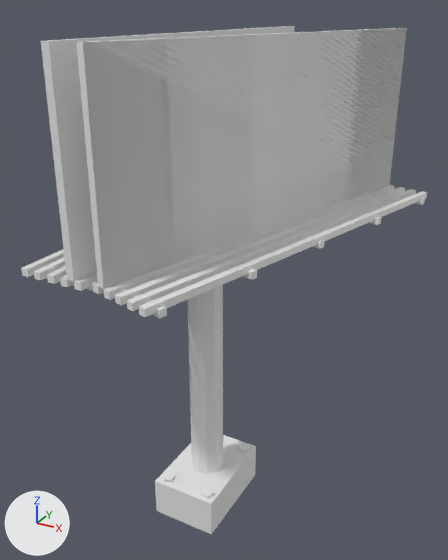
What one commit did to the Blender file rnc_source_files/Misc/Billboards/rnc_billboard_01.blend.
The view is the same before and after, from a 50 mm camera at (6.79, -11.42, 11.41) aimed at (-0.03, 0.98, 5.21). The axes (+X, +Y, +Z) are drawn at lower left. The lights are the same throughout.

Before the edit, the objects in view are built like this:
```python
me_billboard_2 = bpy.data.meshes.new('Billboard 2')
me_billboard_2.from_pydata(...)  # 422 vertices, 360 faces; spans x -132.0..221.0, y -45.0..655.0, z -390.0..229.0
me_billboard_2.materials.append(mat_billboardtexture)  # white #e7e7e7
me_billboard_2_001 = bpy.data.meshes.new('Billboard 2.001')
me_billboard_2_001.from_pydata([(-55.0, 405.0, 210.0), (-55.0, 655.0, 210.0), (-55.0, 405.0, -390.0), (-55.0, 655.0, -390.0), (-3.0, 405.0, 210.0), (-3.0, 655.0, 210.0), (152.0, 405.0, -369.0), (152.0, 655.0, -369.0)], [], [(2, 0, 1, 3), (6, 7, 5, 4)])
me_billboard_2_001.materials.append(mat_sign_rncrailways)  # white #e7e7e7
ob_1_billboard_main = bpy.data.objects.new('1_Billboard_Main', me_billboard_2)
ob_1_billboard_main.parent = ob_billboard_main
ob_1_billboard_main.location = (0.0, 0.0, 0.0)
ob_1_billboard_main.rotation_euler = (1.571, 0.0, 0.0)  # degrees (90, 0, 0)
ob_1_billboard_main.scale = (0.0167, 0.0167, 0.0167)
ob_1_r_c_railways = bpy.data.objects.new('1_R&C-Railways', me_billboard_2_001)
ob_1_r_c_railways.parent = ob_r_c_railways
ob_1_r_c_railways.location = (0.0, 0.0, 0.0)
ob_1_r_c_railways.rotation_euler = (1.571, 0.0, 0.0)  # degrees (90, 0, 0)
ob_1_r_c_railways.scale = (0.0167, 0.0167, 0.0167)
```
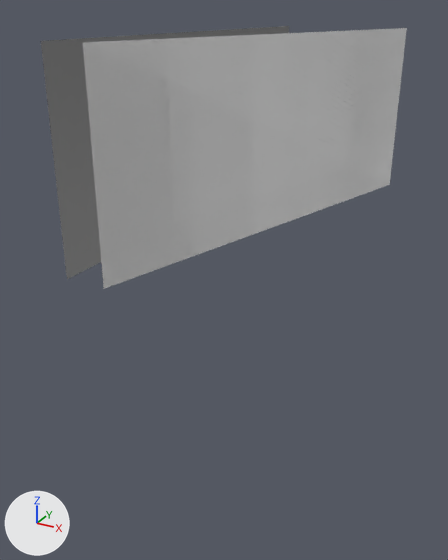
Boxes [x1, y1, x2, y2] around the edits, measured in the pictures (448 x 560 px):
'1_Billboard_Main', hidden: before [21, 26, 427, 535]

What the commit changed:
Object '1_Billboard_Main' (ob_1_billboard_main) is now hidden.
